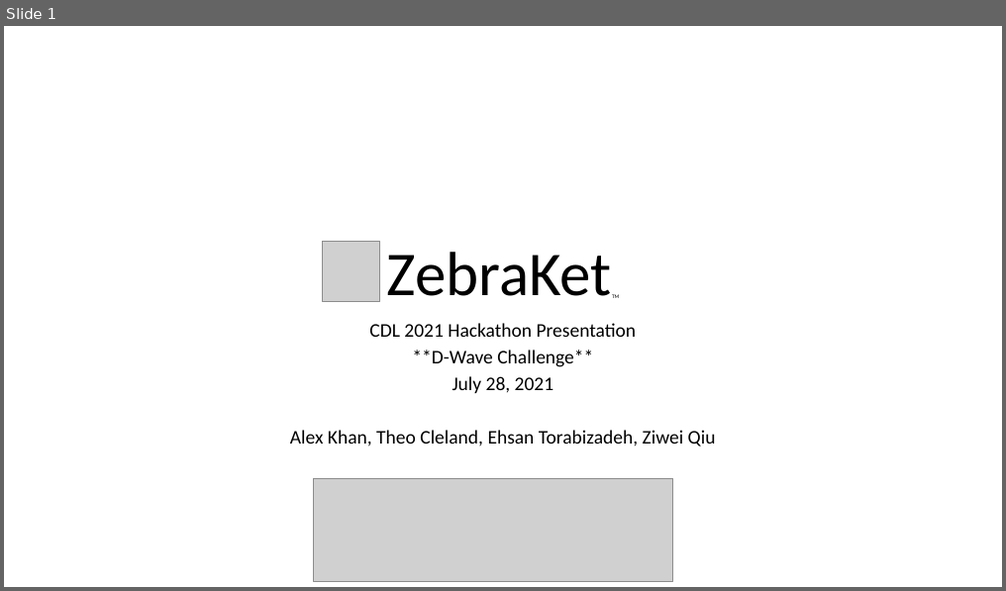
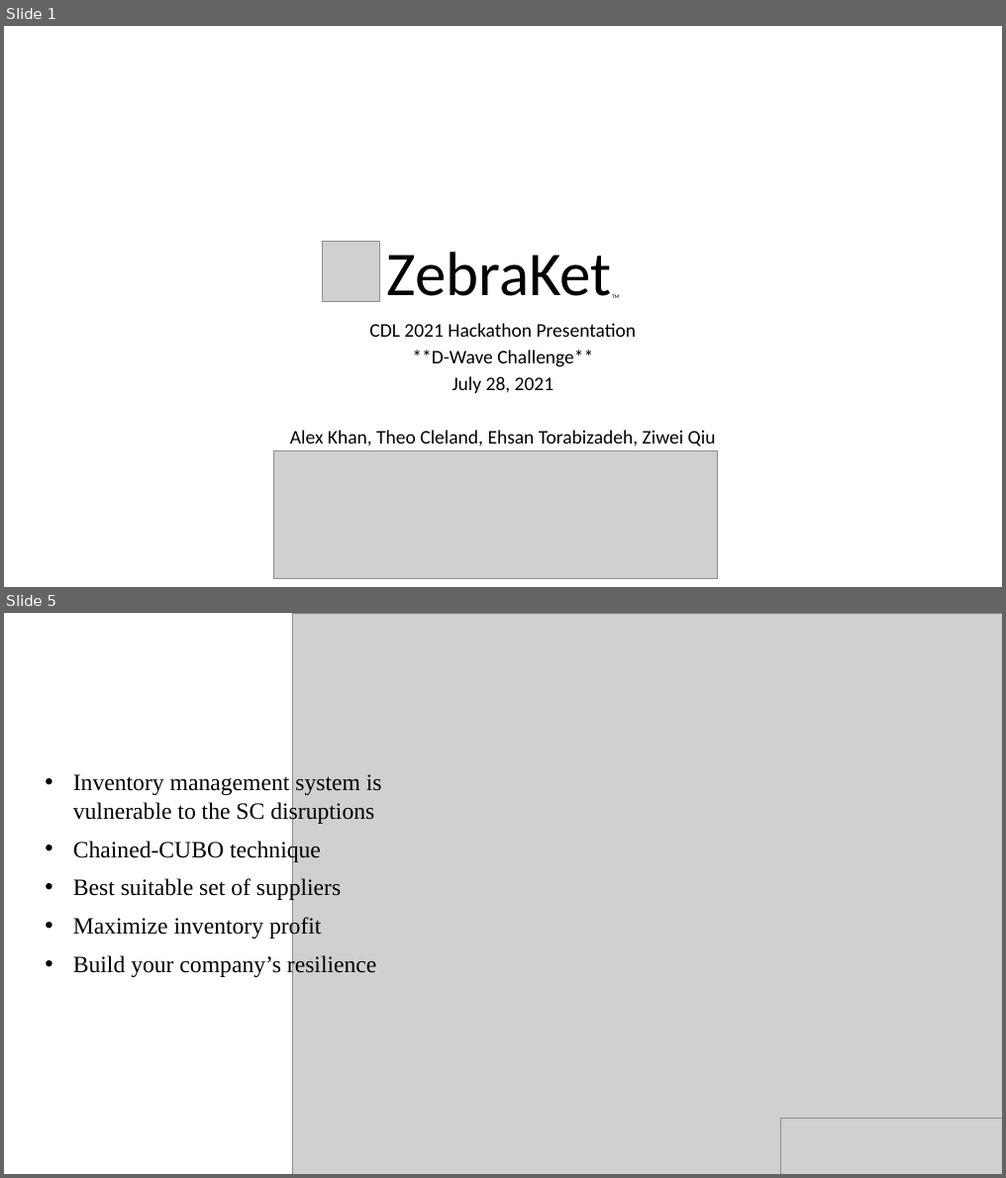
Before and after one commit to CDL-Quantum/Hackathon2021, a slide deck: ZebraKet/ZebraKet.pptx. Shown one above the other, each under a label of ours: slide 1 before the commit, slides 1 and 5 after it; the slides between them are not shown. The pictures are 1006x591 and 1006x1178 pixels, drawn with LibreOffice and Linux fonts; fonts in the diff are those of the drawing; grey boxes stand for pictures. Boxes give left, top, right and bottom in pixels: in the first picture for what was removed or moved away, otherwise in the second. Text is boxed around its words. In the diff, an @@ line names an element or a change of style, - is before the commit and + after.

Commit message:
Updated powerpoint and images

```diff
--- a/ZebraKet/ZebraKet.pptx
+++ b/ZebraKet/ZebraKet.pptx
@@ slide 5 added at (4,613,1002,1174), background #FFFFFF @@
@@ picture added at (292,613,1002,1174) @@
@@ subtitle added at (73,774,382,978), 22.5 pt, text #000000 @@
+• Inventory management system is vulnerable to the SC disruptions
+• Chained-CUBO technique
+• Best suitable set of suppliers
+• Maximize inventory profit
+• Build your company’s resilience
@@ picture added at (781,1119,1002,1174) @@
@@ slide 1 changed as well @@
@@ picture: place and size @@
-picture at (313,478,673,581)
+picture at (273,452,718,578)
```
Also in this commit, not shown: 3 other slides added, 3 slides removed, 2 other files.
